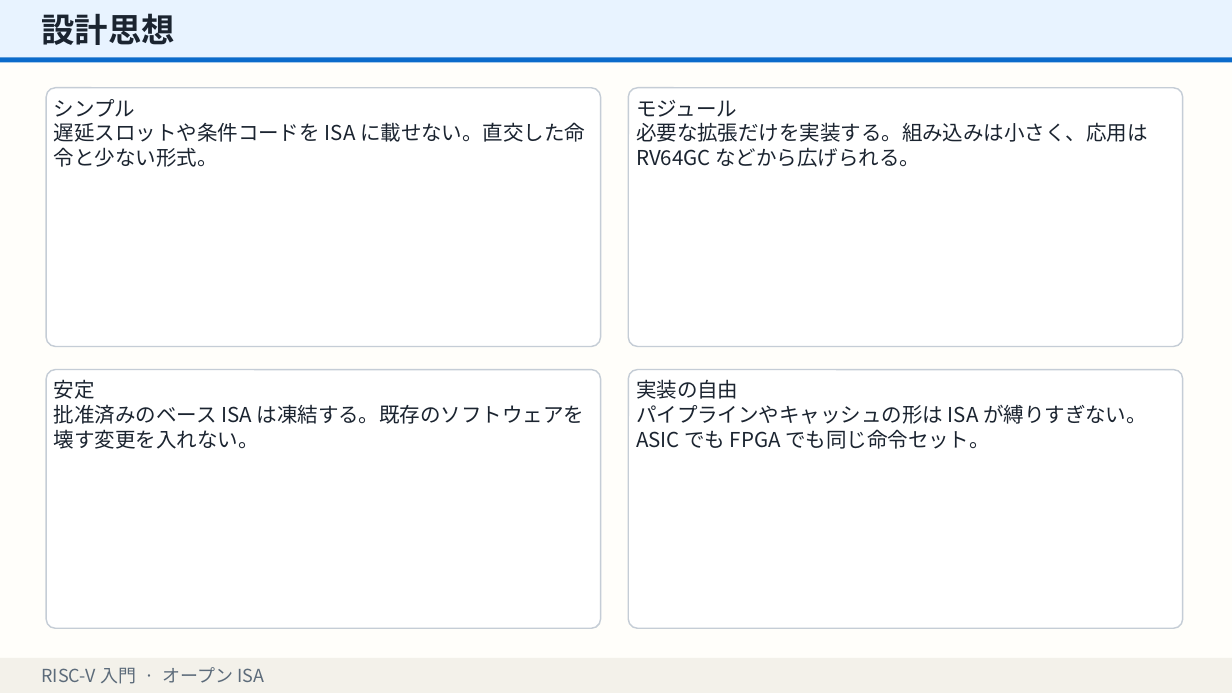
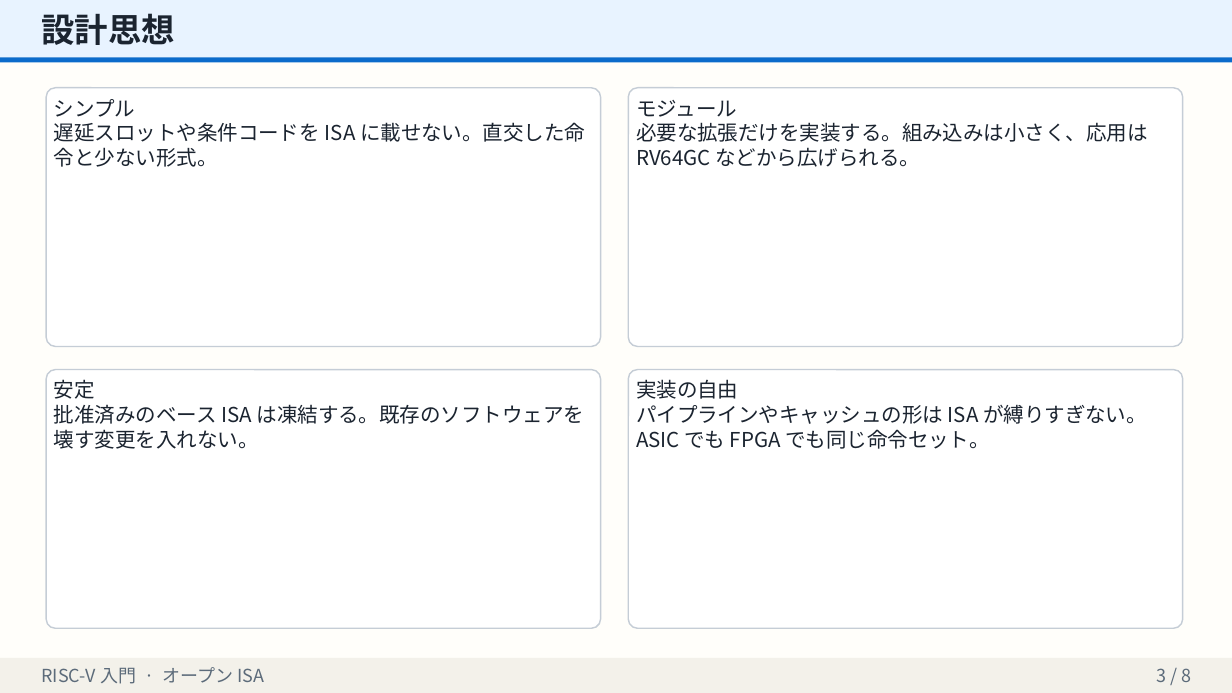
Before and after one commit to shotaminato/create-slides, a slide deck: slide 3 of examples/sample-deck.pptx. Drawn at 1232x693 pixels with LibreOffice and Linux fonts; fonts in the diff are those of the drawing. Boxes give left, top, right and bottom in pixels: in the first picture for what was removed or moved away, otherwise in the second. Text is boxed around its words. In the diff, an @@ line names an element or a change of style, - is before the commit and + after.

```diff
--- a/examples/sample-deck.pptx
+++ b/examples/sample-deck.pptx
@@ rectangle removed at [0,658,1232,693] @@
@@ rectangle added at [0,658,1232,693], fill #F3F1EA @@
@@ text added at [1157,668,1192,682], 14 pt, text #5C6B7A @@
+3 / 8
```
Also in this commit, not shown: 7 other slides changed, 10 other files.
